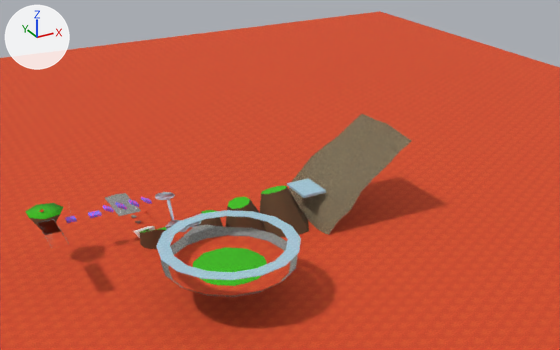
One commit to the OBJ model models/fireSea.obj: the scene before it, then after it.
Both versions are drawn from a camera (50 mm lens) standing at (-25.0, -88.3, 42.4) and looking at (15.0, -15.6, 6.0). The axes (+X, +Y, +Z) are drawn at upper left. The lights are the same throughout. Where no turn or scale is listed for an object, it has been applied to the vertices.
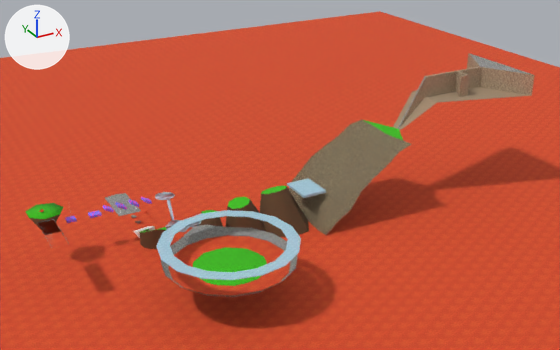
Edits to the bpy script that builds the scene:
```text
Add img_sandystone_png:
    img_sandystone_png = load_image('sandyStone.png', 'sandyStone.png', 64, 32, 'sRGB')
Add img_sand_png:
    img_sand_png = load_image('sand.png', 'sand.png', 64, 32, 'sRGB')
Add mat_04___default:
    mat_04___default = principled_material('04___Default')
    mat_04___default.texture = img_sandystone_png
    mat_04___default.roughness = 0.9
Add mat_21___default:
    mat_21___default = principled_material('21___Default')
    mat_21___default.texture = img_sand_png
    mat_21___default.roughness = 0.9
Change me_plane002:
    where me_plane002.from_pydata(...)  # 64 vertices, 98 faces; spans x 17.82..29.53, y -21.29..-11.29, z -0.57..10.44
    used by ob_plane002; location = (0.0, 0.0, 0.0)
    me_plane002 part 1
    me_plane002.vertices[14].co: (29.41, -19.86, 9.73) -> (29.41, -19.86, 9.11)  # pixel (403, 135) -> pixel (403, 140)
    me_plane002.vertices[15].co: (29.53, -21.29, 9.54) -> (29.53, -21.29, 9.11)  # pixel (412, 140) -> pixel (411, 144)
    me_plane002.vertices[23].co: (29.12, -18.43, 10.14) -> (29.12, -18.43, 9.11)  # pixel (394, 129) -> pixel (394, 137)
    me_plane002.vertices[31].co: (28.92, -17.0, 10.44) -> (28.92, -17.0, 9.11)  # pixel (386, 123) -> pixel (385, 133)
    me_plane002.vertices[39].co: (29.08, -15.58, 10.21) -> (29.08, -15.58, 9.11)  # pixel (380, 121) -> pixel (380, 130)
    me_plane002.vertices[47].co: (29.21, -14.15, 10.02) -> (29.21, -14.15, 9.11)  # pixel (374, 119) -> pixel (374, 126)
    me_plane002.vertices[55].co: (29.23, -12.72, 9.98) -> (29.23, -12.72, 9.11)  # pixel (368, 116) -> pixel (367, 122)
    me_plane002.vertices[63].co: (29.27, -11.29, 9.92) -> (29.27, -11.29, 9.11)  # pixel (361, 113) -> pixel (361, 119)
Add me_plane003:
    me_plane003.from_pydata(...)  # 36 vertices, 48 faces; spans x 31.3..47.1, y -22.3..-10.3, z 9.1..15.3
    me_plane003.materials.append(mat_04___default)  # picture img_sandystone_png
Add me_mesh010:
    me_mesh010.from_pydata(...)  # 4 vertices, 2 faces; spans x 31.27..34.92, y -16.44..-16.14, z 9.11..15.29
    me_mesh010.materials.append(mat_01___default)  # picture img_stone2_png
Add me_mesh009:
    me_mesh009.from_pydata(...)  # 4 vertices, 2 faces; spans x 43.86..47.07, y -22.3..-10.28, z 15.29
    me_mesh009.materials.append(mat_01___default)  # picture img_stone2_png
Add me_mesh008:
    me_mesh008.from_pydata(...)  # 32 vertices, 36 faces; spans x 31.0..47.1, y -22.3..-10.3, z 9.1..12.6
    me_mesh008.materials.append(mat_21___default)  # picture img_sand_png
Add me_mesh007:
    me_mesh007.from_pydata(...)  # 13 vertices, 13 faces; spans x 28.92..31.27, y -19.86..-11.29, z 9.11
    me_mesh007.materials.append(mat_07___default)  # picture img_grass2_png
Add ob_plane003:
    ob_plane003 = bpy.data.objects.new('Plane003', me_plane003)
    ob_plane003.location = (0.0, 0.0, 0.0)
Add ob_mesh010:
    ob_mesh010 = bpy.data.objects.new('Mesh010', me_mesh010)
    ob_mesh010.location = (0.0, 0.0, 0.0)
Add ob_mesh009:
    ob_mesh009 = bpy.data.objects.new('Mesh009', me_mesh009)
    ob_mesh009.location = (0.0, 0.0, 0.0)
Add ob_mesh008:
    ob_mesh008 = bpy.data.objects.new('Mesh008', me_mesh008)
    ob_mesh008.location = (0.0, 0.0, 0.0)
Add ob_mesh007:
    ob_mesh007 = bpy.data.objects.new('Mesh007', me_mesh007)
    ob_mesh007.location = (0.0, 0.0, 0.0)
```

Changed parts and their boxes [x1, y1, x2, y2] in the pictures (560 x 350 px; the box of a moved part takes in the faces that stretch with it):
'Plane002', reshaped: before [289, 114, 412, 235]; after [288, 120, 411, 235]
'Plane003', added (brown): after [400, 53, 534, 127]
'Mesh008', added (brown): after [393, 87, 531, 131]
'Mesh009', added: after [469, 53, 533, 75]
'Mesh007', added: after [363, 120, 403, 140]
'Mesh010', added: after [397, 76, 426, 129]
part 1 of me_plane002, moved or reshaped: before [350, 114, 412, 152]; after [350, 120, 411, 152]
